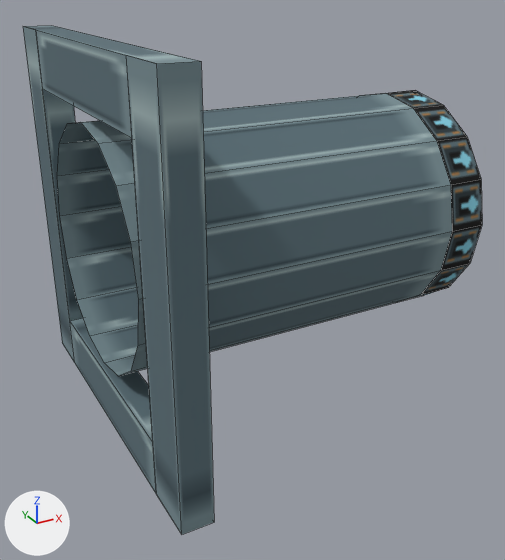
One commit to the OBJ model src/main/resources/assets/create_nuclear_industry/models/block/turbine/mesh/exhaust_right.obj: the scene before it, then after it.
Before and after are seen from a 50 mm camera at (-0.438, -2.121, 1.137) aimed at (0.432, -0.539, 0.346). Arrows for +X, +Y and +Z are at lower left; the lights stay in place. The older version comes first. Mesh edges are drawn as thin lines. Where no turn or scale is listed for an object, it has been applied to the vertices. Vertices at exactly the same position are counted once.

Objects in the first picture: 'exhaust_right'.
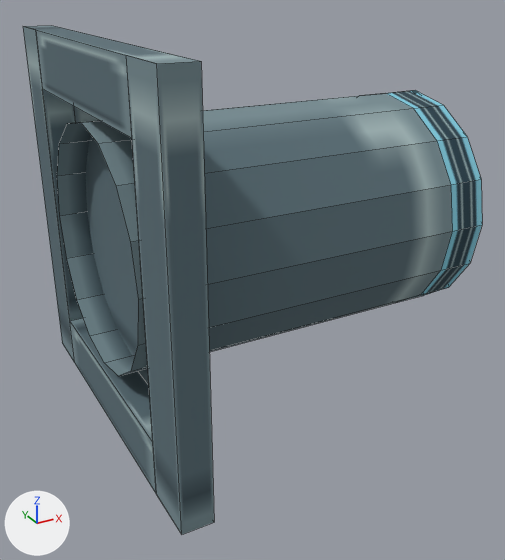
Boxes [x1, y1, x2, y2] around the edits, measured in the pictures (505 x 560 px):
part 1 of me_exhaust_right, added (cyan)
    after: [74, 107, 149, 385]
part 2 of me_exhaust_right, surface changed
    both: [70, 90, 482, 372]
part 3 of me_exhaust_right, recoloured
    both: [386, 90, 482, 302]

Patch to the scene script:
```diff
--- a/src/main/resources/assets/create_nuclear_industry/models/block/turbine/mesh/exhaust_right.obj.py
+++ b/src/main/resources/assets/create_nuclear_industry/models/block/turbine/mesh/exhaust_right.obj.py
@@ img_turbine_exhaust_side @@
+img_turbine_exhaust_side = load_image('turbine_exhaust_side', '../../../../textures/block/turbine/turbine_exhaust_side.png', 16, 16, 'sRGB')
@@ mat_exhaust_side @@
+mat_exhaust_side = principled_material('exhaust_side')
+mat_exhaust_side.texture = img_turbine_exhaust_side
+mat_exhaust_side.roughness = 1.0
@@ mat_inside @@
+mat_inside = principled_material('inside')
+mat_inside.texture = img_turbine_casing_panel
+mat_inside.roughness = 1.0
@@ me_exhaust_right @@
 # used by ob_exhaust_right; location = (0.0, 0.0, 0.0)
 # verts and faces of me_exhaust_right; kept vertices keep their numbers, new ones are numbered from 72
 # before: 68 (0.08, -0.15, 0.15), 69 (0.08, -0.85, 0.15), 70 (0.08, -0.15, 0.85), 71 (0.08, -0.85, 0.85)
-me_exhaust_right.from_pydata(...)  # 72 vertices, 62 faces; spans x 0.0..1.0, y -1.0..0.0, z 0.0..1.0
+me_exhaust_right.from_pydata(...)  # 72 vertices, 63 faces; spans x 0.0..1.0, y -1.0..0.0, z 0.0..1.0
+# me_exhaust_right part 1
+faces += [(68, 69, 71, 70)]  # mat_inside (picture img_turbine_casing_panel)
+# me_exhaust_right part 2: 46 kept faces spanning x 0.0..1.0, y -0.82..-0.18, z 0.18..0.82 get new texture (UV) coordinates
+# me_exhaust_right part 3: 16 faces spanning x 0.89..1.0, y -0.82..-0.18, z 0.18..0.82 switch from mat_exhaust (picture img_turbine_exhaust) to mat_exhaust_side (picture img_turbine_exhaust_side)
 me_exhaust_right.materials.append(mat_casing)
 me_exhaust_right.materials.append(mat_endcap)
+me_exhaust_right.materials.append(mat_inside)  # picture img_turbine_casing_panel
```
